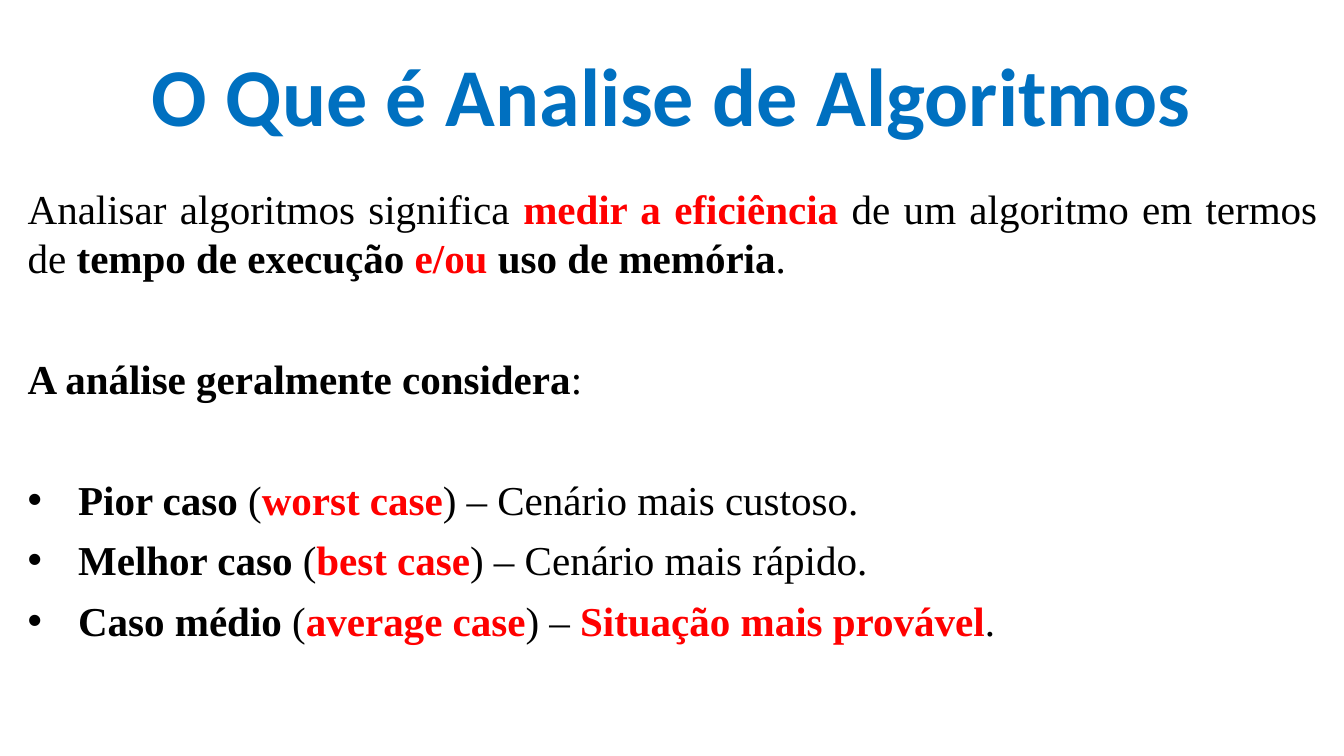
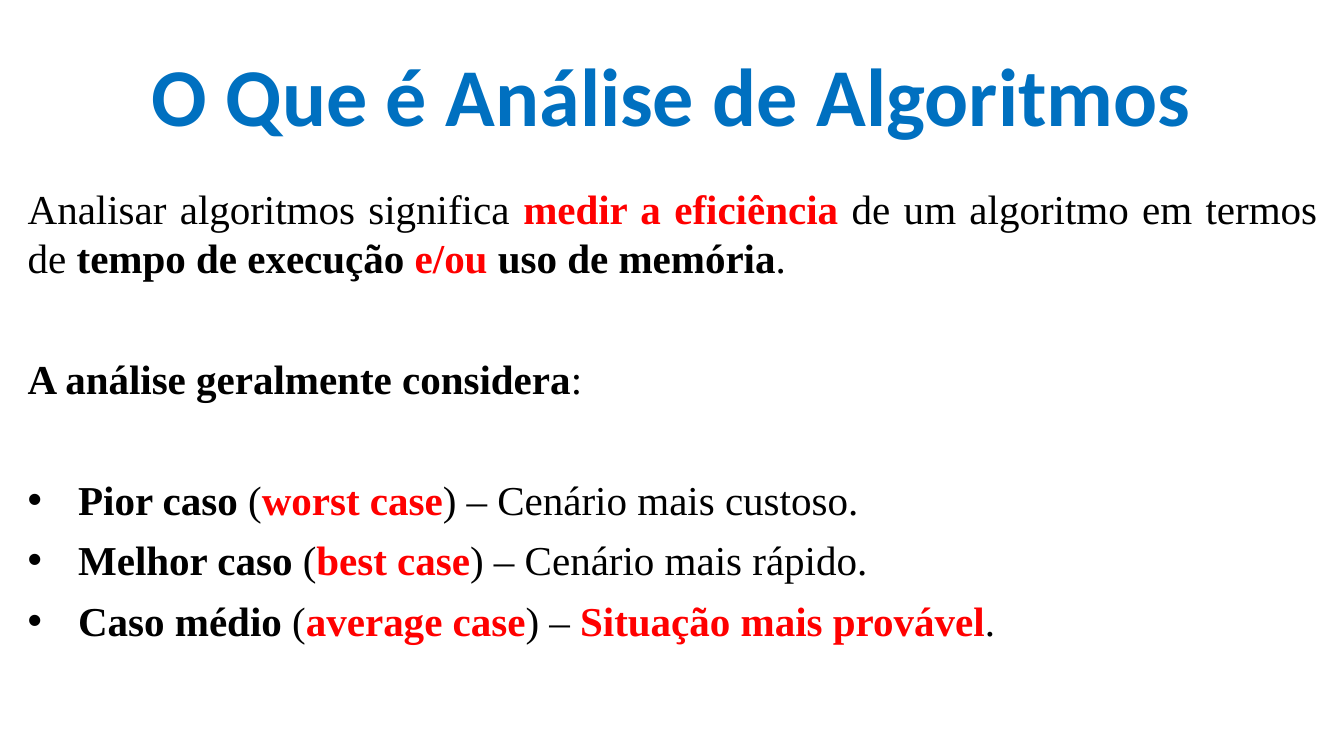
Before and after one commit to CloudEducationBrazil/WydenAlgoritmosEComplexidade, a slide deck: slide 3 of 01 Classes/Aula 05 - Algoritmos e Complexidade - Notação O e Função O.pptx. Drawn at 1344x756 pixels with LibreOffice and Linux fonts; fonts in the diff are those of the drawing; background and template pictures are left out. Boxes give left, top, right and bottom in pixels: in the first picture for what was removed or moved away, otherwise in the second. Text is boxed around its words. In the diff, an @@ line names an element or a change of style, - is before the commit and + after.

```diff
--- a/01 Classes/Aula 05 - Algoritmos e Complexidade - Notação O e Função O.pptx
+++ b/01 Classes/Aula 05 - Algoritmos e Complexidade - Notação O e Função O.pptx
@@ title at <box>152,68,1190,140</box>: text changed @@
-O Que é Analise de Algoritmos
+O Que é Análise de Algoritmos
```
Also in this commit, not shown: 8 other slides changed, 1 slide removed, 3 other files.
